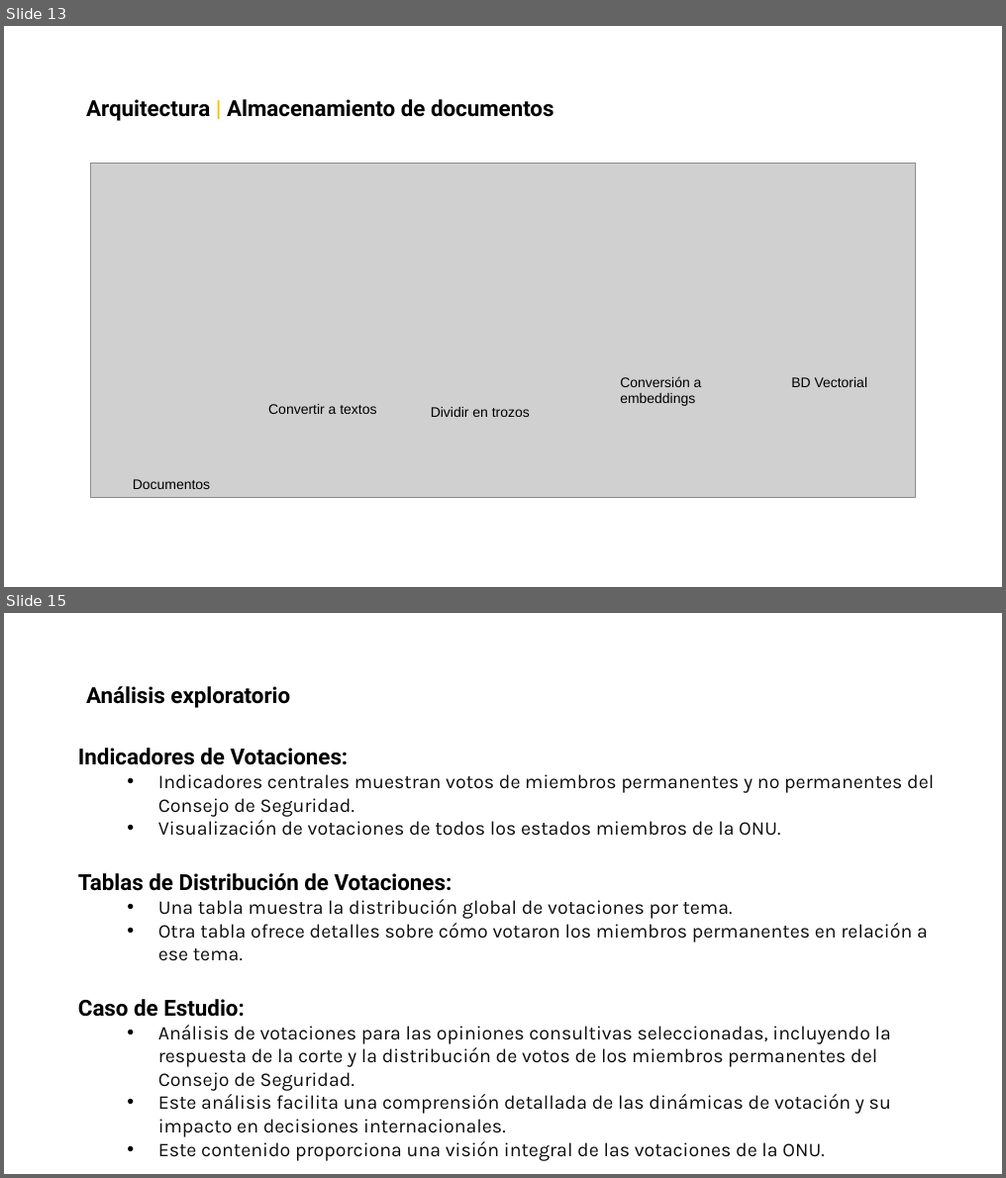
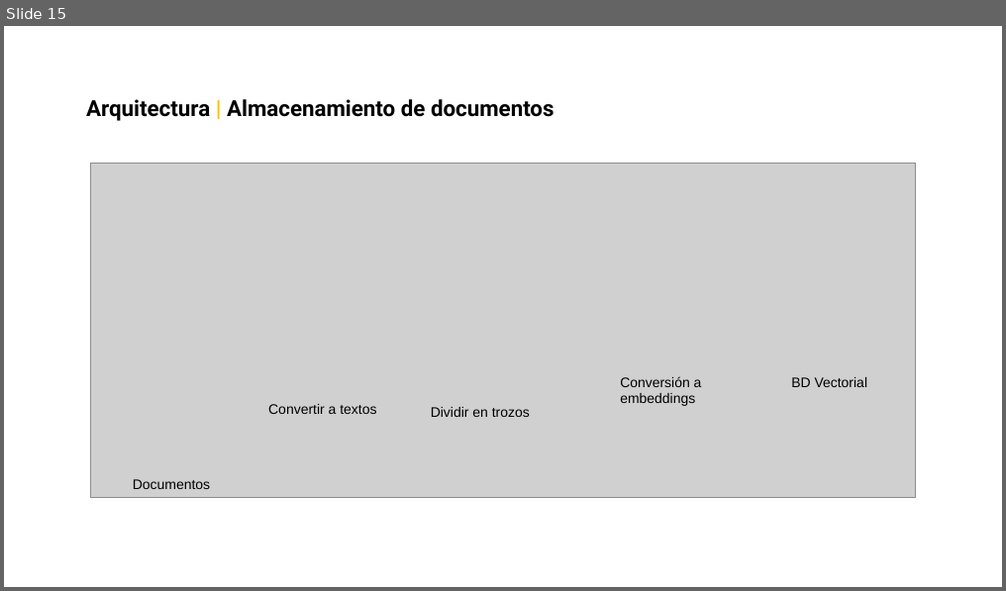
Before and after one commit to pardo2410/ProyectoFinalBootcampBigData, a slide deck: 00 - Presentacion/Data Divers - Presentacion v3.pptx. Shown one above the other, each under a label of ours: slides 13 and 15 before the commit, slide 15 after it; the slides between them are not shown. The pictures are 1006x1178 and 1006x591 pixels, drawn with LibreOffice and Linux fonts; fonts in the diff are those of the drawing; grey boxes stand for pictures; background and template pictures are left out. Boxes give left, top, right and bottom in pixels: in the first picture for what was removed or moved away, otherwise in the second. Text is boxed around its words. In the diff, an @@ line names an element or a change of style, - is before the commit and + after.

```diff
--- a/00 - Presentacion/Data Divers - Presentacion v3.pptx
+++ b/00 - Presentacion/Data Divers - Presentacion v3.pptx
@@ slide 15 removed at (x1=4, y1=613, x2=1002, y2=1174), background picture (left out) @@
@@ text removed at (x1=86, y1=686, x2=290, y2=708) @@
-Análisis exploratorio
@@ text removed at (x1=194, y1=686, x2=390, y2=708) @@
-PMI (Project Management Institute)
@@ text removed at (x1=78, y1=748, x2=934, y2=1157) @@
-Indicadores de Votaciones:
-  • Indicadores centrales muestran votos de miembros permanentes y no permanentes del Consejo de Seguridad.
-  • Visualización de votaciones de todos los estados miembros de la ONU.
-Tablas de Distribución de Votaciones:
-  • Una tabla muestra la distribución global de votaciones por tema.
-  • Otra tabla ofrece detalles sobre cómo votaron los miembros permanentes en relación a ese tema.
-Caso de Estudio:
-  • Análisis de votaciones para las opiniones consultivas seleccionadas, incluyendo la respuesta de la corte y la distribución de votos de los miembros permanentes del Consejo de Seguridad.
-  • Este análisis facilita una comprensión detallada de las dinámicas de votación y su impacto en decisiones internacionales.
-  • Este contenido proporciona una visión integral de las votaciones de la ONU.
@@ what was slide 13 is now slide 15 @@
```
Also in this commit, not shown: 13 slides changed, 6 slides added, 5 other slides removed, 1 other file.
